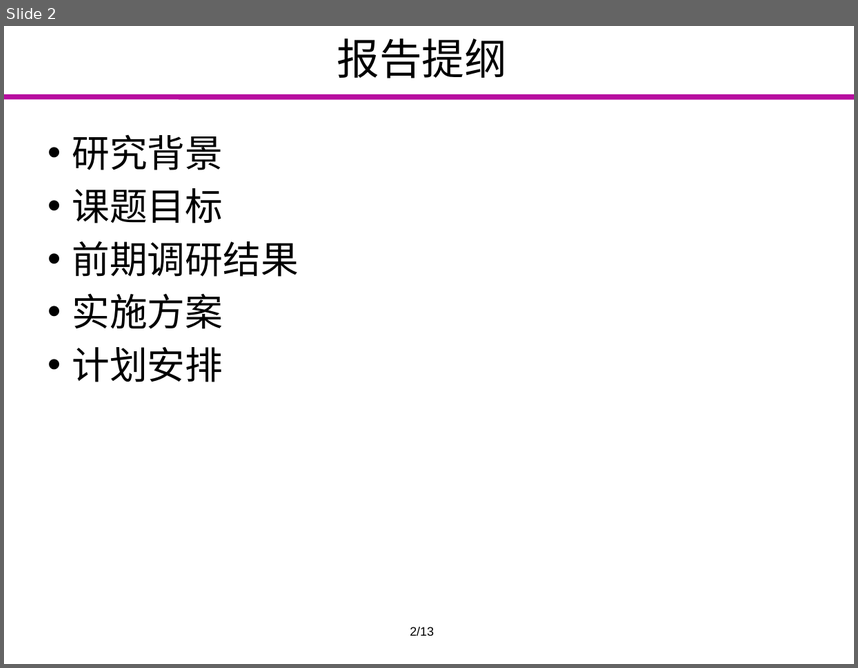
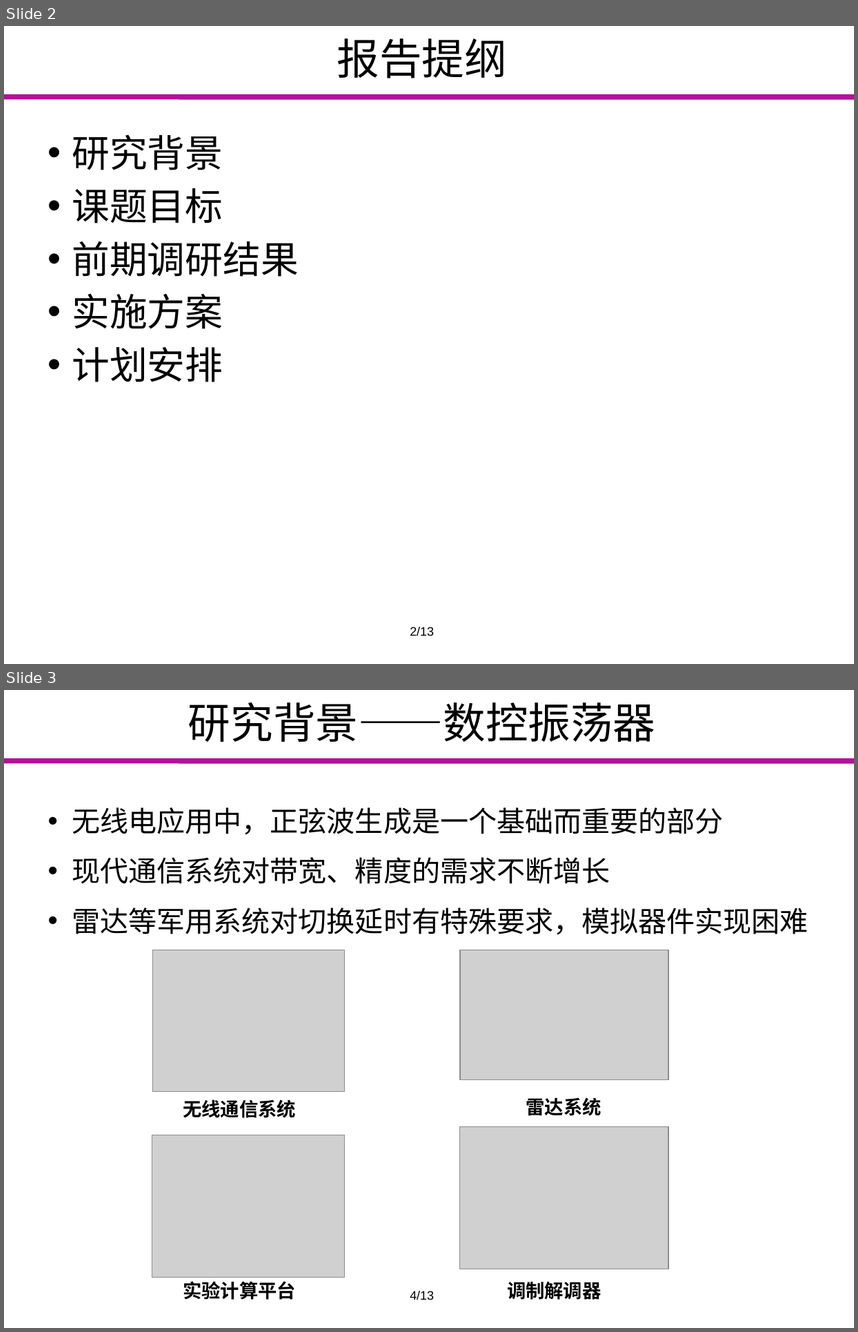
Before and after one commit to Markov2016/kaiti, a slide deck: ppt/yyx_v1.1.pptx. Shown one above the other, each under a label of ours: slide 2 before the commit, slides 2 and 3 after it. The pictures are 858x668 and 858x1332 pixels, drawn with LibreOffice and Linux fonts; fonts in the diff are those of the drawing; grey boxes stand for pictures; background and template pictures are left out. Boxes give left, top, right and bottom in pixels: in the first picture for what was removed or moved away, otherwise in the second. Text is boxed around its words. In the diff, an @@ line names an element or a change of style, - is before the commit and + after.

```diff
--- a/ppt/yyx_v1.1.pptx
+++ b/ppt/yyx_v1.1.pptx
@@ slide 3 added at (4,690,854,1328), background #FFFFFF; not listed: 1 template element that a slide beside it also shows @@
@@ title added at (188,702,656,742), 36 pt, text #000000 @@
+研究背景——数控振荡器
@@ text added at (72,807,809,935), 24 pt, text #000000 @@
+• 无线电应用中，正弦波生成是一个基础而重要的部分
+• 现代通信系统对带宽、精度的需求不断增长
+• 雷达等军用系统对切换延时有特殊要求，模拟器件实现困难
@@ group added at (152,949,668,1299): 4 texts, 4 pictures @@
+无线通信系统
+雷达系统
+实验计算平台
+调制解调器
@@ text added at (410,1290,434,1300), 10.5 pt, text #000000 @@
+4/13
```
Also in this commit, not shown: 9 slides changed, 1 slide removed.
